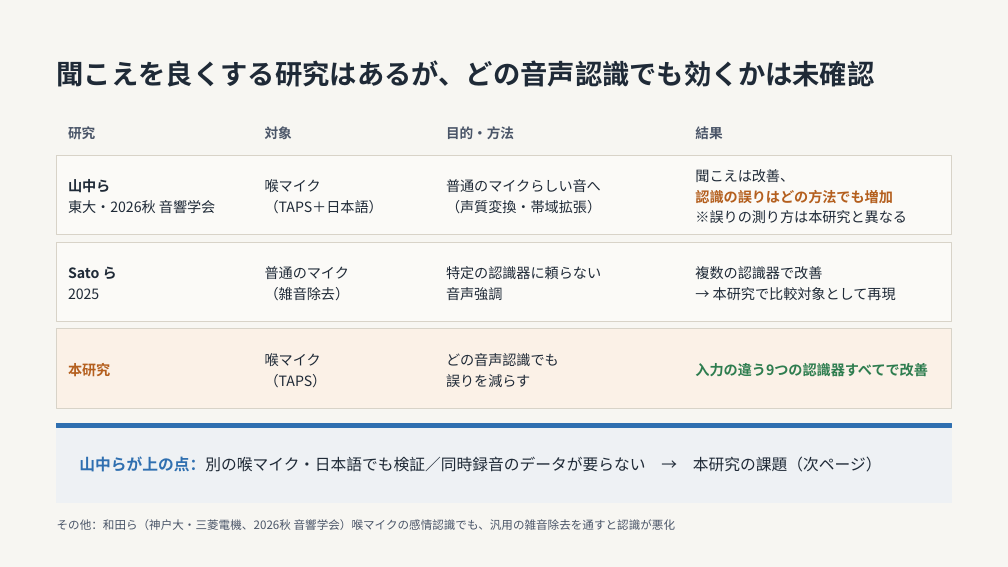
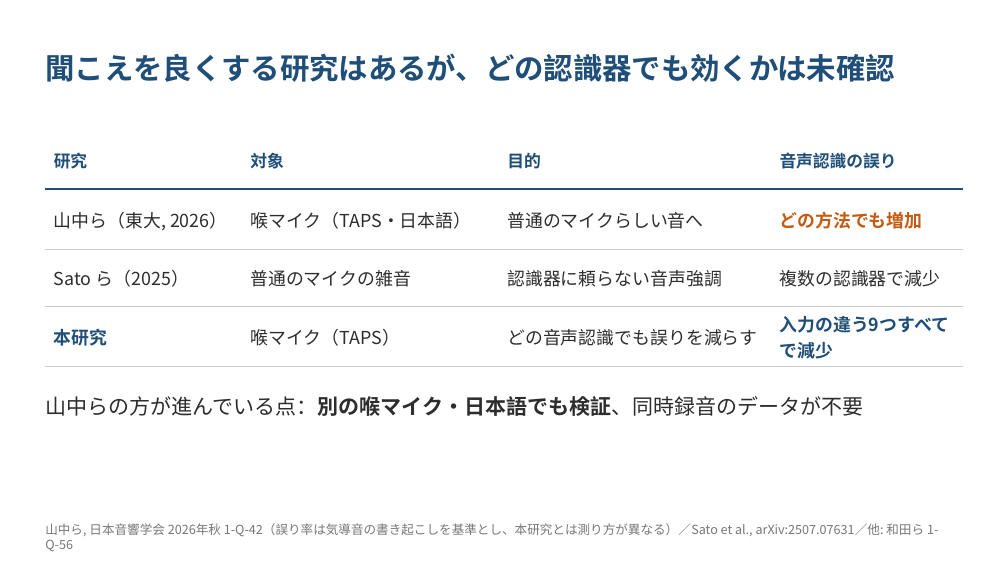
Before and after one commit to kasugayuji0716-art/bone-conduction-research, a slide deck: slide 4 of results/progress_slides_2026-10.pptx. Drawn at 1008x567 pixels with LibreOffice and Linux fonts; fonts in the diff are those of the drawing. Boxes give left, top, right and bottom in pixels: in the first picture for what was removed or moved away, otherwise in the second. Text is boxed around its words. In the diff, an @@ line names an element or a change of style, - is before the commit and + after.

```diff
--- a/results/progress_slides_2026-10.pptx
+++ b/results/progress_slides_2026-10.pptx
@@ background #F7F6F2 to #FFFFFF @@
@@ text at [45,53,895,82]: text changed; size 26 to 28 pt; text colour #1F2A37 to #1F4E79 @@
-聞こえを良くする研究はあるが、どの音声認識でも効くかは未確認
+聞こえを良くする研究はあるが、どの認識器でも効くかは未確認
@@ table added at [45,132,963,350], 4 rows, 4 columns @@
+研究 | 対象 | 目的 | 音声認識の誤り
+山中ら（東大, 2026） | 喉マイク（TAPS・日本語） | 普通のマイクらしい音へ | どの方法でも増加
+Sato ら（2025） | 普通のマイクの雑音 | 認識器に頼らない音声強調 | 複数の認識器で減少
+本研究 | 喉マイク（TAPS） | どの音声認識でも誤りを減らす | 入力の違う9つすべてで減少
@@ text removed at [68,126,95,139] @@
-研究
@@ text removed at [265,126,292,139] @@
-対象
@@ text removed at [446,126,514,139] @@
-目的・方法
@@ text removed at [695,126,722,139] @@
-結果
@@ rectangle removed at [57,155,951,234] @@
@@ text removed at [68,179,215,213] @@
-山中ら
-東大・2026秋 音響学会
@@ text removed at [265,179,383,213] @@
-喉マイク
-（TAPS＋日本語）
@@ text removed at [446,179,601,213] @@
-普通のマイクらしい音へ
-（声質変換・帯域拡張）
@@ text removed at [695,169,907,223] @@
-聞こえは改善、
-認識の誤りはどの方法でも増加
-※誤りの測り方は本研究と異なる
@@ rectangle removed at [57,242,951,321] @@
@@ text removed at [68,266,117,299] @@
-Sato ら
-2025
@@ text removed at [265,266,350,300] @@
-普通のマイク
-（雑音除去）
@@ text removed at [446,266,601,300] @@
-特定の認識器に頼らない
-音声強調
@@ text removed at [695,266,896,300] @@
-複数の認識器で改善
-→ 本研究で比較対象として再現
@@ rectangle removed at [57,329,951,408] @@
@@ text removed at [265,353,327,387] @@
-喉マイク
-（TAPS）
@@ text removed at [446,353,559,387] @@
-どの音声認識でも
-誤りを減らす
@@ text removed at [68,363,110,377] @@
-本研究
@@ text removed at [695,363,928,377] @@
-入力の違う9つの認識器すべてで改善
@@ text at [45,396,864,416]: text changed; size 15 to 20 pt; text colour #1F2A37 to #2D2D2D @@
-山中らが上の点：別の喉マイク・日本語でも検証／同時録音のデータが要らない → 本研究の課題（次ページ）
+• 山中らの方が進んでいる点：別の喉マイク・日本語でも検証、同時録音のデータが不要
@@ text "山中らの方が進んでいる点：別の喉マイク・日本語でも検証、同時録音のデータが不要" at [45,396,864,416]: vertical alignment middle to top @@
@@ rectangle removed at [57,423,951,503] @@
@@ rectangle removed at [57,423,951,428] @@
@@ text added at [45,523,938,551], 12 pt, text #777777 @@
+山中ら, 日本音響学会 2026年秋 1-Q-42（誤り率は気導音の書き起こしを基準とし、本研究とは測り方が異なる）／Sato et al., arXiv:2507.07631／他: 和田ら 1-Q-56
@@ text removed at [57,519,675,530] @@
-その他：和田ら（神戸大・三菱電機、2026秋 音響学会）喉マイクの感情認識でも、汎用の雑音除去を通すと認識が悪化
```
Also in this commit, not shown: 5 other slides changed, 2 slides added, 3 other files.
